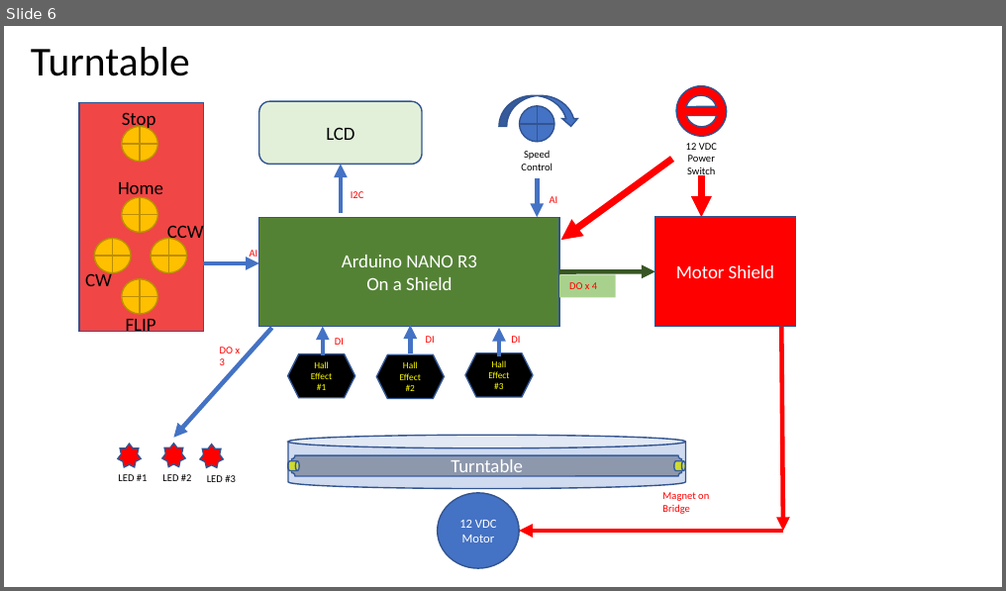
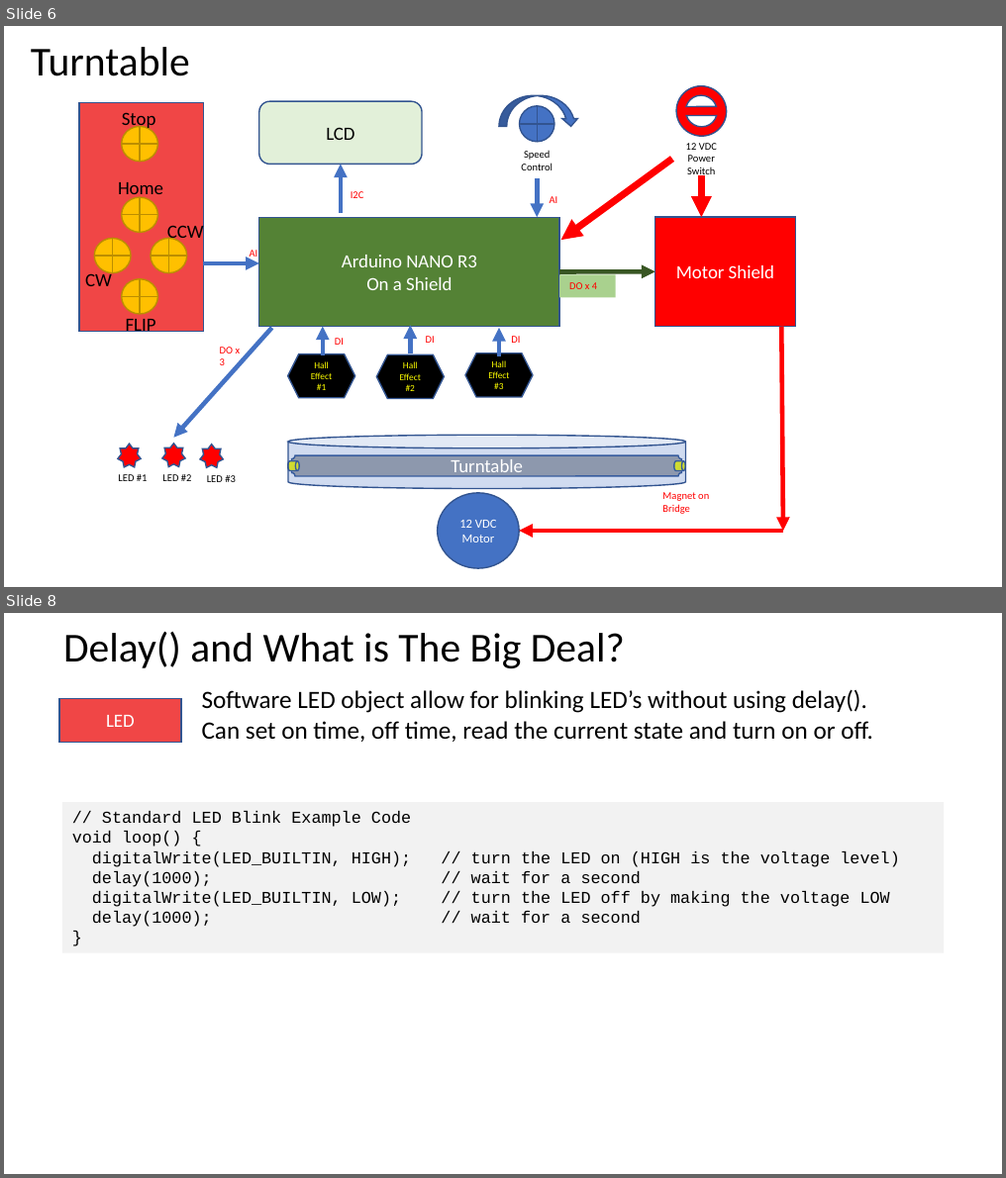
Before and after one commit to Alan-Lomax/MERG-SIG-Presentations, a slide deck: Introduction to Class Programming Part 1.pptx. Shown one above the other, each under a label of ours: slide 6 before the commit, slides 6 and 8 after it; the slides between them are not shown. The pictures are 1006x591 and 1006x1178 pixels, drawn with LibreOffice and Linux fonts; fonts in the diff are those of the drawing. Boxes give left, top, right and bottom in pixels: in the first picture for what was removed or moved away, otherwise in the second. Text is boxed around its words. In the diff, an @@ line names an element or a change of style, - is before the commit and + after.

```diff
--- a/Introduction to Class Programming Part 1.pptx
+++ b/Introduction to Class Programming Part 1.pptx
@@ slide 8 added at [4,613,1002,1174], background #FFFFFF @@
@@ title added at [63,631,625,668], 29.7 pt, text #000000 @@
+Delay() and What is The Big Deal?
@@ rectangle added at [59,699,181,743], fill #F04646, outline #325491 1 pt, 13.5 pt, text #FFFFFF @@
+LED
@@ text added at [202,689,873,742], 18 pt, text #000000 @@
+Software LED object allow for blinking LED’s without using delay().
+Can set on time, off time, read the current state and turn on or off.
@@ rectangle added at [61,803,944,954], fill #F2F2F2, 12 pt, text #000000 @@
+// Standard LED Blink Example Code
+void loop() {
+digitalWrite(LED_BUILTIN, HIGH); // turn the LED on (HIGH is the voltage level)
+delay(1000); // wait for a second
+digitalWrite(LED_BUILTIN, LOW); // turn the LED off by making the voltage LOW
+delay(1000); // wait for a second
+}
```
Also in this commit, not shown: 3 slides changed, 2 other files.
